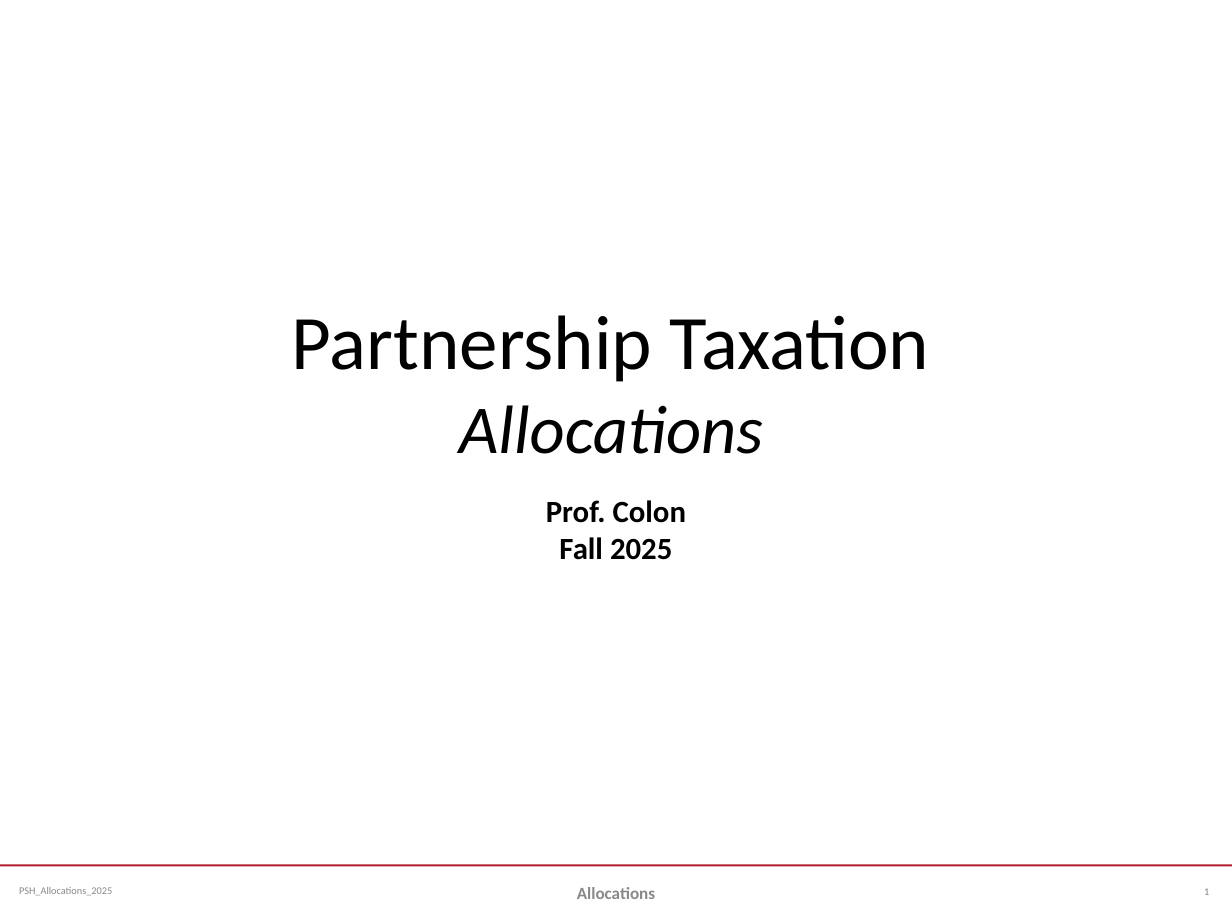
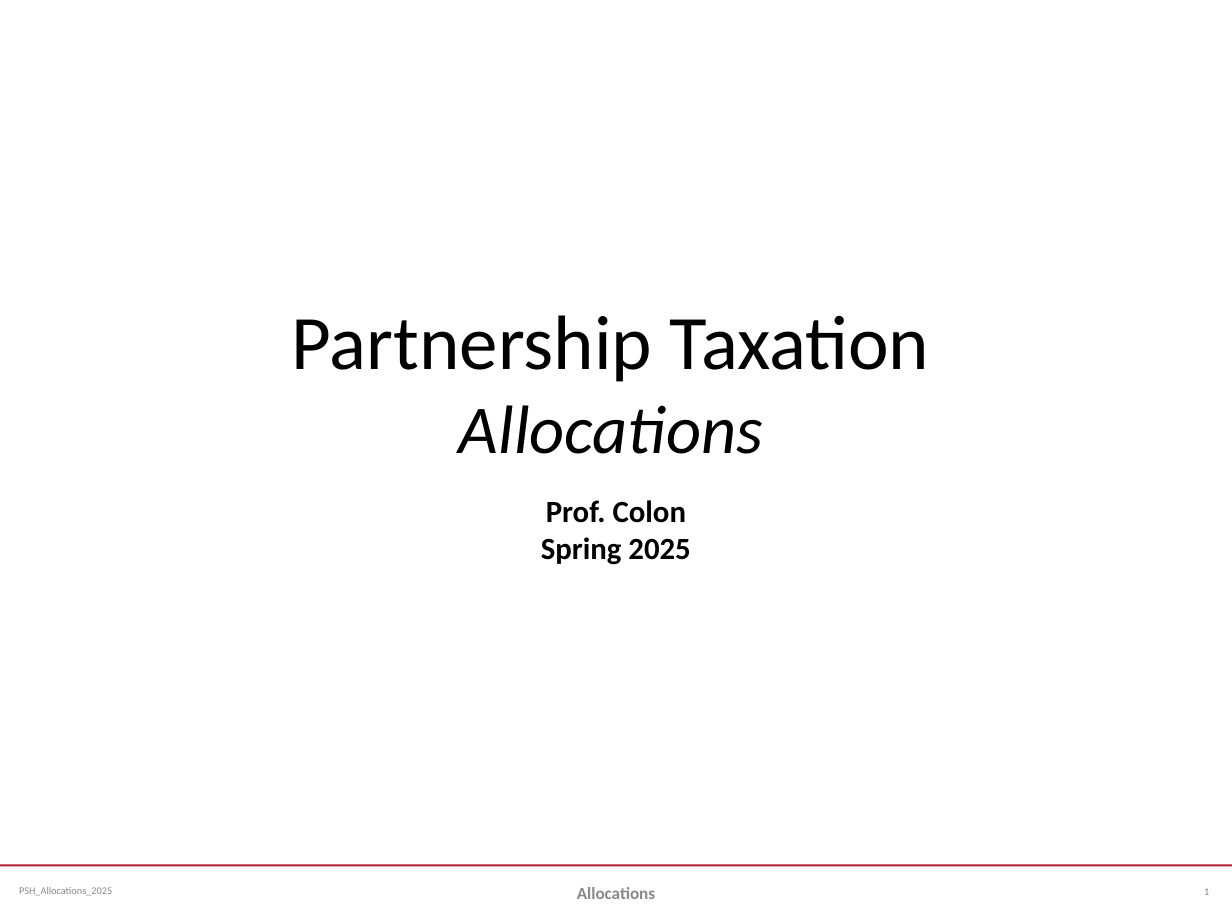
Before and after one commit to jmc877/Partnership-Tax, a slide deck: slide 1 of slides/PSH_Allocations_2025.pptx. Drawn at 1232x924 pixels with LibreOffice and Linux fonts; fonts in the diff are those of the drawing. Boxes give left, top, right and bottom in pixels: in the first picture for what was removed or moved away, otherwise in the second. Text is boxed around its words. In the diff, an @@ line names an element or a change of style, - is before the commit and + after.

```diff
--- a/slides/PSH_Allocations_2025.pptx
+++ b/slides/PSH_Allocations_2025.pptx
@@ subtitle at [541,537,690,565]: text changed @@
-Fall 2025
+Spring 2025
```
Also in this commit, not shown: 3 other files.
